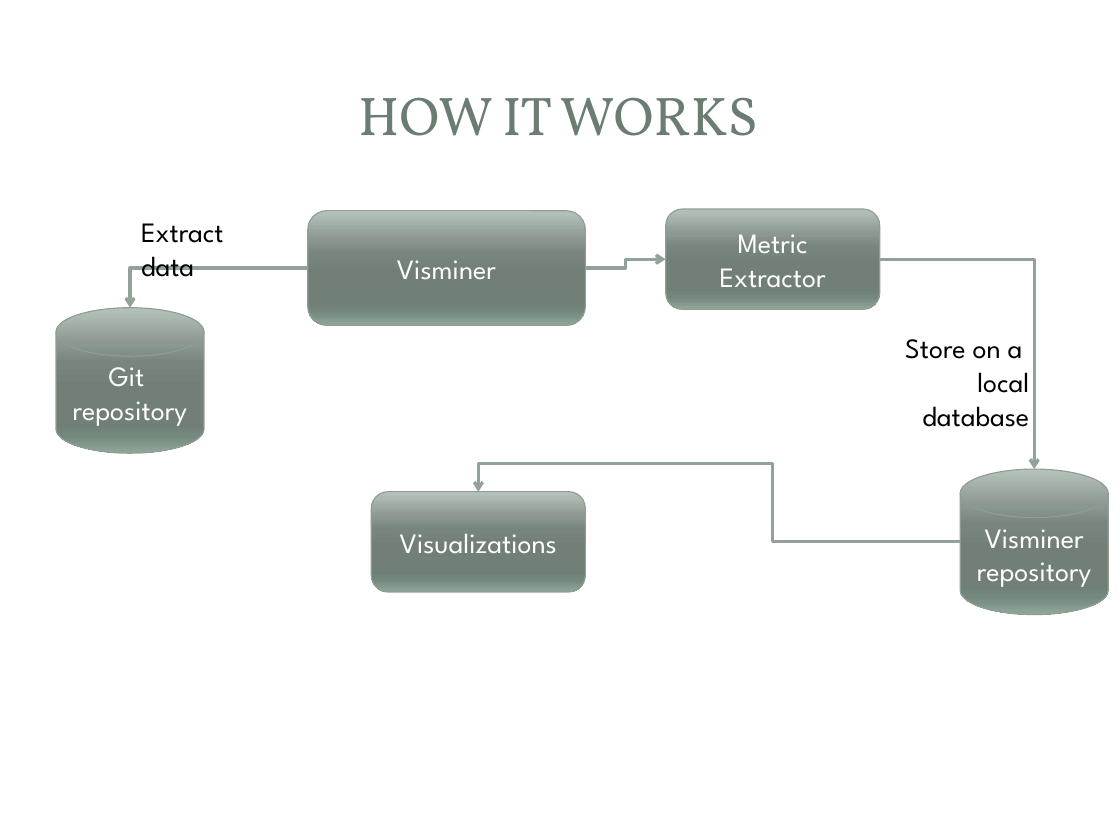
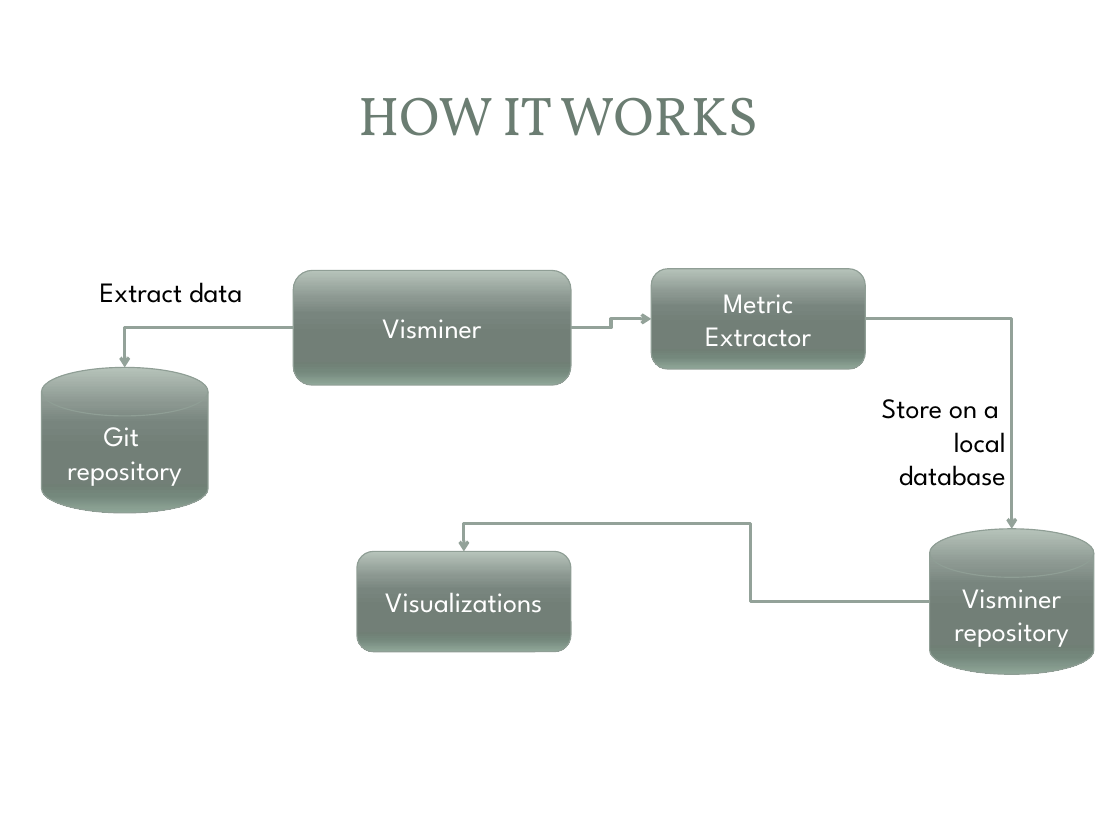
Before and after one commit to visminer/repositoryminer, a slide deck: slide 3 of VisMiner/docs/Visminer-presentation.pptx. Drawn at 1120x840 pixels with LibreOffice and Linux fonts; fonts in the diff are those of the drawing; background and template pictures are left out. Boxes give left, top, right and bottom in pixels: in the first picture for what was removed or moved away, otherwise in the second. Text is boxed around its words. In the diff, an @@ line names an element or a change of style, - is before the commit and + after.

```diff
--- a/VisMiner/docs/Visminer-presentation.pptx
+++ b/VisMiner/docs/Visminer-presentation.pptx
@@ text "Extract data" rewrapped from [141,223,224,277] to [100,282,242,303] @@
@@ elbow arrow moved from (130, 308) - (308, 268) to (124, 367) - (293, 328) @@
@@ 3 rounded rectangles, 1 elbow arrow: place and size @@
-3 rounded rectangles, 1 elbow arrow at [308,209,879,592]
+3 rounded rectangles, 1 elbow arrow at [293,269,865,652]
@@ elbow arrow moved from (880, 259) - (1034, 469) to (866, 319) - (1011, 529) @@
@@ cylinder "Git repository": place and size @@
-cylinder "Git repository" at [56,308,204,454]
+cylinder "Git repository" at [41,367,208,513]
@@ text "Store on a": place and size @@
-text "Store on a" at [905,339,1029,427]
+text "Store on a" at [882,399,1006,486]
@@ elbow arrow moved from (960, 542) - (478, 492) to (930, 601) - (464, 551) @@
@@ cylinder "Visminer repository": place and size @@
-cylinder "Visminer repository" at [960,469,1108,615]
+cylinder "Visminer repository" at [930,529,1094,674]
```
Also in this commit, not shown: 2 other slides changed.
